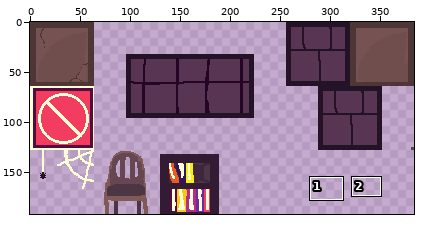
A sprite sheet gets an edit: assets/WizardTilesetAlterno.png. Above, an overview of the earlier version with the close-up marked.
Close-up. Old version:
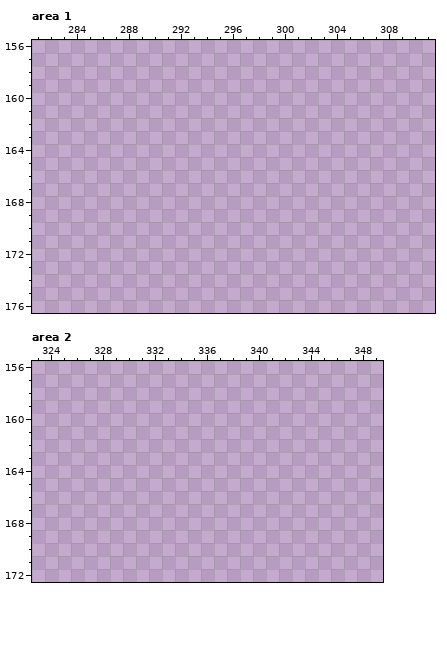
The file is 384x192 pixels. Colours within 5 levels of each other are drawn and written as one. Shown: area 1: x 281..311, y 156..176; area 2: x 323..349, y 156..172. The commit also changed other parts of the picture, which this record leaves out.
Palette (. is transparent): 
New version:
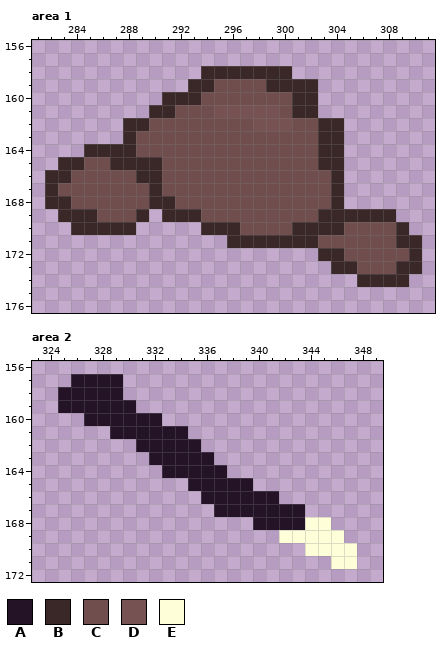
Colours new in this view: A #241326  B #3a2828  C #714e4e  D #775252  E #feffd9
From old to new:
Area 1:
The author put colour B in row 158 at x 294 to 300; in row 159 at x 293 to 294 and 299 to 302; in row 160 at x 291 to 293 and 301 to 302; in row 161 at x 290 to 291 and 301 to 302; in row 162 at x 288 to 289 and 303 to 304; in row 163 at x 288 and 303 to 304.
The author put colour B in row 164 at x 285 to 288 and 303 to 304; in row 165 at x 283 to 284, 287 to 290 and 303 to 304; in row 166 at x 282 to 283, 289 to 290 and 304; in row 167 at x 282, 290 and 304; in row 168 at x 282 to 283, 290 to 291 and 304; in row 169 at x 283 to 285, 289, 291 to 293 and 303 to 308.
The author put colour B in row 170 at x 284 to 288, 294 to 296, 301 to 304 and 309; in row 171 at x 296 to 302 and 309 to 310; in row 172 at x 303 to 304 and 310; in row 173 at x 304 to 305 and 309 to 310; in row 174 at x 306 to 309.
The author put colour C in row 159 at x 295 to 298; in row 160 at x 294 to 300; in row 161 at x 292 to 294 and 300; in row 162 at x 290 to 297 and 301 to 302; in rows 163 to 164 at x 289 to 302; in row 165 at x 285 to 286 and 291 to 302.
The author put colour C in row 166 at x 284 to 288 and 291 to 303; in row 167 at x 283 to 289 and 291 to 303; in row 168 at x 284 to 289 and 292 to 303; in row 169 at x 286 to 288 and 294 to 302; in row 170 at x 297 to 300 and 305 to 308; in row 171 at x 303 to 308.
The author put colour C in row 172 at x 305 to 309; in row 173 at x 306 to 308.
The author put colour D in row 161 at x 295 to 299; in row 162 at x 298 to 300.
Area 2:
The author put colour A in row 157 at x 326 to 329; in row 158 at x 325 to 329; in row 159 at x 325 to 330; in row 160 at x 327 to 332; in row 161 at x 329 to 334; in row 162 at x 331 to 335.
The author put colour A in row 163 at x 332 to 336; in row 164 at x 333 to 337; in row 165 at x 335 to 339; in row 166 at x 336 to 341; in row 167 at x 337 to 343; in row 168 at x 340 to 343.
The author put colour E in row 168 at x 344 to 345; in row 169 at x 342 to 346; in row 170 at x 344 to 347; in row 171 at x 346 to 347.
